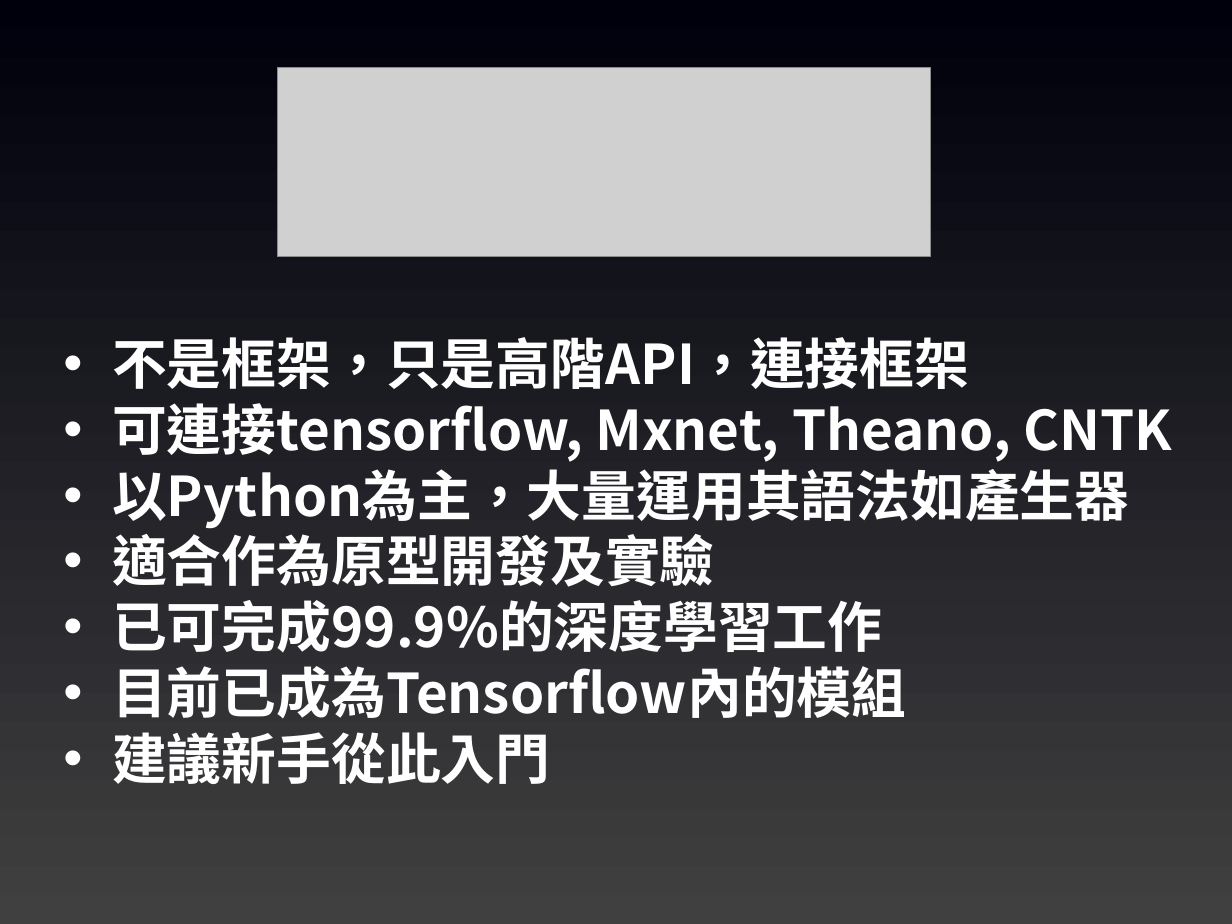
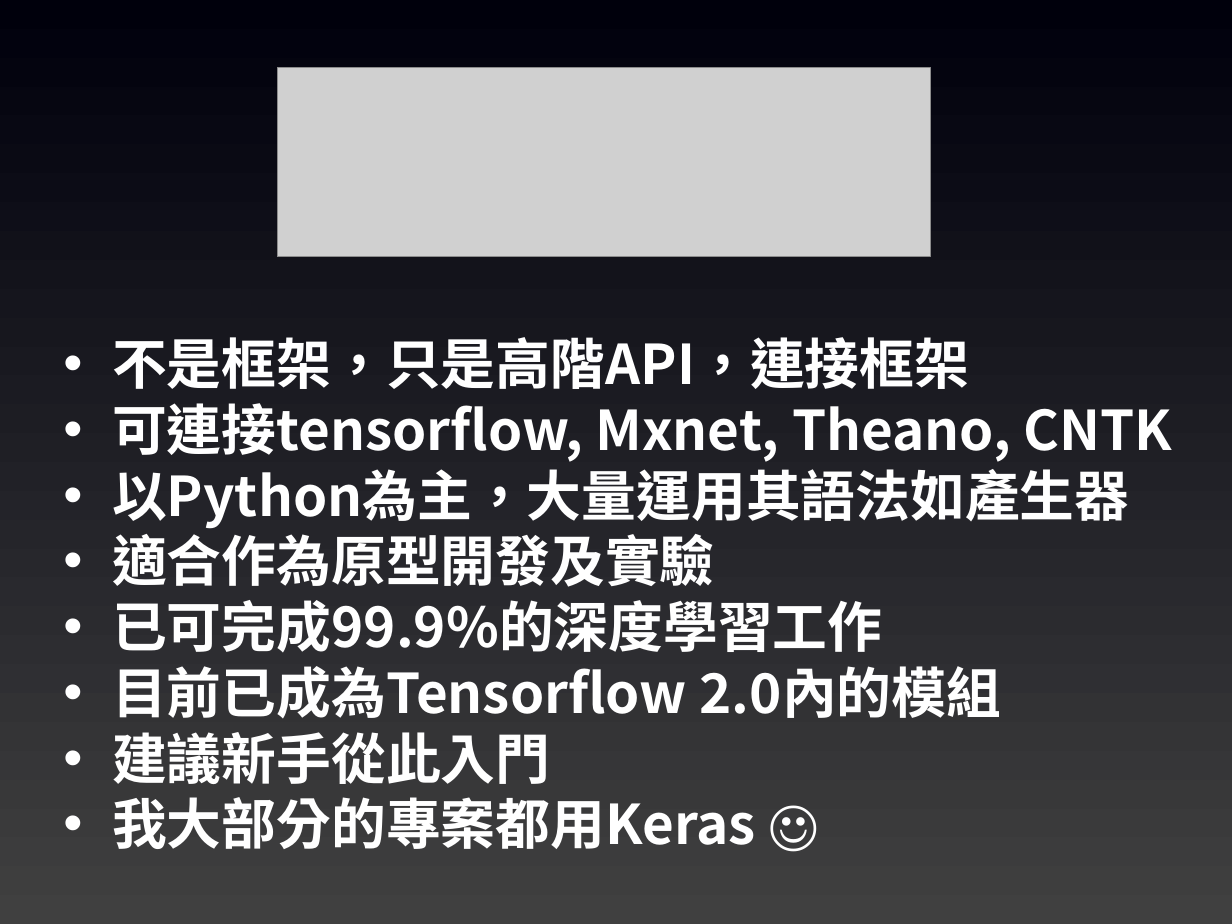
Before and after one commit to joshhu/cht_pytorch_201910, a slide deck: slide 14 of 00 - Pytorch環境介紹.pptx. Drawn at 1232x924 pixels with LibreOffice and Linux fonts; fonts in the diff are those of the drawing; grey boxes stand for pictures. Boxes give left, top, right and bottom in pixels: in the first picture for what was removed or moved away, otherwise in the second. Text is boxed around its words. In the diff, an @@ line names an element or a change of style, - is before the commit and + after.

```diff
--- a/00 - Pytorch環境介紹.pptx
+++ b/00 - Pytorch環境介紹.pptx
@@ text at bbox=[112, 666, 1001, 718]: text changed @@
-• 目前已成為Tensorflow內的模組
+• 目前已成為Tensorflow 2.0內的模組
@@ text at bbox=[112, 797, 756, 849]: paragraph added @@
+• 我大部分的專案都用Keras ☺
```
Also in this commit, not shown: 8 other slides changed, 2 other files.
